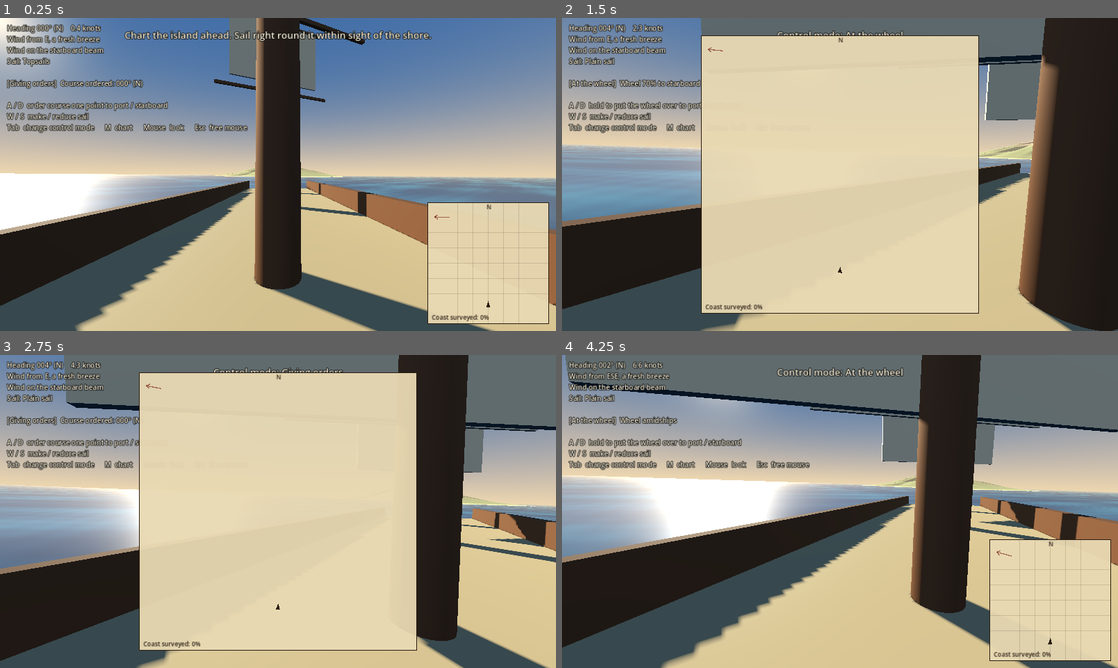
Above: before the commit, frames 1-4 (two rows, left to right).
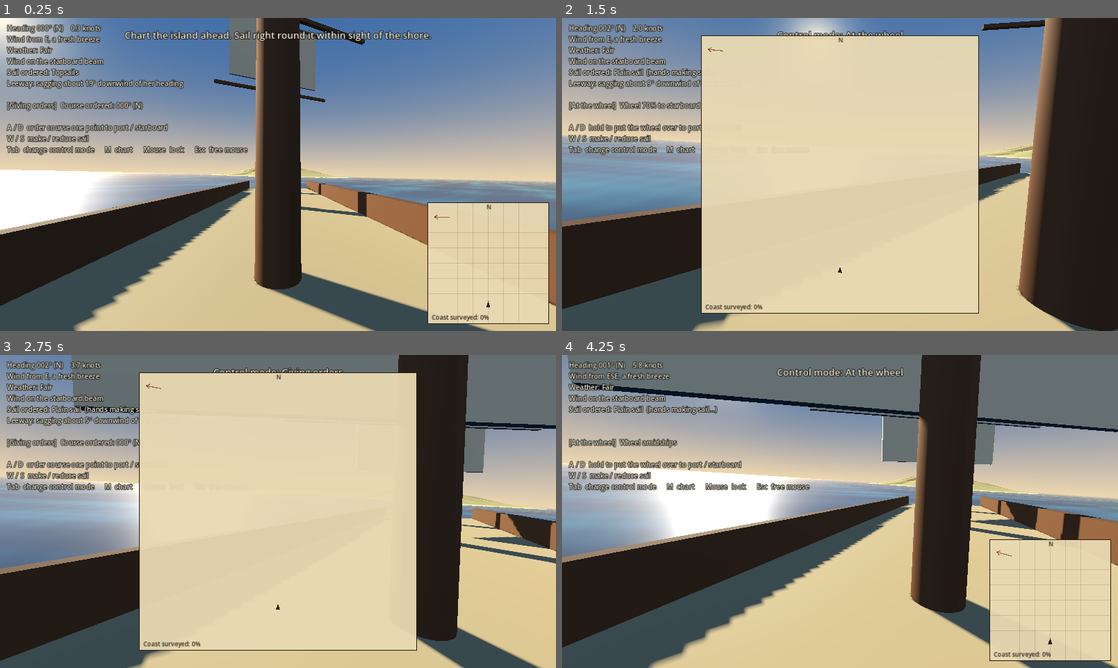
Above: after the commit, the same moments.

Repository: perkinscole/captain_cook
Game: Godot game, scene res://main.tscn
The game is run twice, just before and just after one commit, with the same random seed, the same clock (stepped at 60 frames per second) and the same inputs.
Inputs (mouse positions are in pixels of both pictures, inside the frame that each line leads up to):
- Up to frame 1 (0.25 s): no input
- Up to frame 2 (1.5 s): tap Enter at 0.5 s; move the mouse to (962, 158) at 0.52 s; hold D 0.53-1.28 s; tap Tab at 0.6 s; click (962, 158) at 0.67 s; move the mouse to (812, 174) at 1.27 s; hold W from 1.28 s (still down); tap M at 1.35 s
- Up to frame 3 (2.75 s): keep holding W; move the mouse to (289, 505) at 2.02 s; tap Tab at 2.1 s
- Up to frame 4 (4.25 s): keep holding W; move the mouse to (834, 517) at 2.77 s; tap M at 2.85 s; move the mouse to (878, 514) at 3.52 s; tap Tab at 3.6 s

The runs differ from the first frame. In frame 1, 5.5% of the frame differs, in the area x 0-100%, y 2-100%; in frame 2, 11%, in the area x 0-93%, y 0-100%; in frame 3, 6.3%; in frame 4, 7.9%.

Commit message:
Add sailing feel: sail states, tacking, leeway and basic weather
Five sail orders that take time to set, sails that shiver or are taken
aback near the wind, sternway, leeway, squalls and mist that drive the
wind and visibility, and blown-out sails when over-pressed.

Co-Authored-By: Claude Fable 5.2 <noreply@anthropic.com>
Claude-Session: https://claude.ai/code/session_01G38nkShD9pJZjTbbVyrU2i

Diff:
--- a/scripts/charting.gd
+++ b/scripts/charting.gd
@@ -5,7 +5,7 @@
 
 signal completed
 
-const SIGHT_RANGE := 450.0     ## metres at which a coast can be fixed
+const CLEAR_SIGHT_RANGE := 450.0  ## metres at which a coast can be fixed on a clear day
 const DONE_FRACTION := 0.98
 const CHECK_INTERVAL := 0.25
 
@@ -16,6 +16,7 @@
 var seen_count: int = 0
 var track := PackedVector2Array()    ## ship's path as world (x, z)
 var complete: bool = false
+var sight_range: float = CLEAR_SIGHT_RANGE  ## shorter in thick weather
 
 var _timer: float = 0.0
 
@@ -53,7 +54,7 @@
 		var p := island.coast[i]
 		var to_ship := here - p
 		# In range, and on the side of the island that faces the ship.
-		if to_ship.length() <= SIGHT_RANGE and to_ship.dot(p - centre) > 0.0:
+		if to_ship.length() <= sight_range and to_ship.dot(p - centre) > 0.0:
 			seen[i] = 1
 			seen_count += 1
 
--- a/scripts/helm_mode.gd
+++ b/scripts/helm_mode.gd
@@ -12,10 +12,13 @@
 
 
 func status(ship: Ship) -> String:
-	if absf(ship.rudder) < 0.05:
-		return "Wheel amidships"
-	var side := "starboard" if ship.rudder > 0.0 else "port"
-	return "Wheel %d%% to %s" % [roundi(absf(ship.rudder) * 100.0), side]
+	var text := "Wheel amidships"
+	if absf(ship.rudder) >= 0.05:
+		var side := "starboard" if ship.rudder > 0.0 else "port"
+		text = "Wheel %d%% to %s" % [roundi(absf(ship.rudder) * 100.0), side]
+	if ship.has_sternway():
+		text += "   (going astern: the wheel works backwards)"
+	return text
 
 
 func steer(ship: Ship, delta: float) -> void:
--- a/scripts/main.gd
+++ b/scripts/main.gd
@@ -1,12 +1,18 @@
 extends Node3D
-## Prototype 1: chart one island.
+## Chart one island, with milestone 1 "sailing feel" on top.
 ## Builds the whole scene in code and wires the separate systems together:
-## Wind -> Ship <- ControlMode, and Ship + Island -> Charting -> ChartView.
+## Weather -> Wind -> Ship <- ControlMode, and Ship + Island -> Charting -> ChartView.
 
 const OCEAN_SHADER := preload("res://shaders/ocean.gdshader")
 const START_POSITION := Vector3(0.0, 0.0, 900.0)
 
+const FAIR_SKY_TOP := Color(0.20, 0.33, 0.52)
+const FAIR_HORIZON := Color(0.85, 0.72, 0.55)
+const FOUL_SKY_TOP := Color(0.10, 0.12, 0.15)
+const FOUL_HORIZON := Color(0.33, 0.35, 0.36)
+
 var wind: Wind
+var weather: Weather
 var ship: Ship
 var island: Island
 var charting: Charting
@@ -20,6 +26,10 @@
 var notice_time: float = 0.0
 
 var _ocean: MeshInstance3D
+var _ocean_mat: ShaderMaterial
+var _sky_mat: ProceduralSkyMaterial
+var _env: Environment
+var _sun: DirectionalLight3D
 var _hud: Label
 var _notice_label: Label
 
@@ -30,6 +40,11 @@
 
 	wind = Wind.new()
 	add_child(wind)
+
+	weather = Weather.new()
+	weather.wind = wind
+	add_child(weather)
+	weather.changed.connect(_on_weather_changed)
 
 	island = Island.new()
 	add_child(island)
@@ -39,6 +54,8 @@
 	ship.wind = wind
 	ship.position = START_POSITION
 	add_child(ship)
+	ship.sail_carried_away.connect(_on_sail_carried_away)
+	ship.sail_repaired.connect(_on_sail_repaired)
 
 	var visual := ShipVisual.new()
 	visual.ship = ship
@@ -70,6 +87,8 @@
 
 func _physics_process(delta: float) -> void:
 	modes[mode_index].steer(ship, delta)
+	ship.sea_state = weather.sea_state
+	charting.sight_range = Charting.CLEAR_SIGHT_RANGE * weather.visibility
 
 	var safe := island.keep_off(ship.position)
 	if not safe.is_equal_approx(ship.position):
@@ -79,14 +98,17 @@
 
 func _process(delta: float) -> void:
 	_ocean.position = Vector3(ship.position.x, 0.0, ship.position.z)
+	_apply_weather_look()
 
 	var mode := modes[mode_index]
 	var lines := PackedStringArray([
 		"Heading %03d° (%s)    %.1f knots" % [
 			roundi(ship.heading_deg) % 360, Compass.point_name(ship.heading_deg), ship.speed * 1.944],
 		"Wind from %s, %s" % [Compass.point_name(wind.from_deg), _wind_word(wind.strength)],
+		"Weather: %s" % weather.state_name(),
 		_point_of_sail(),
-		"Sail: %s" % Ship.SAIL_NAMES[ship.sail],
+		_sail_line(),
+		_warning_line(),
 		"",
 		"[%s]  %s" % [mode.mode_name(), mode.status(ship)],
 		"",
@@ -125,7 +147,8 @@
 			KEY_M:
 				chart_large = not chart_large
 			KEY_W:
-				ship.set_sail(ship.sail + 1)
+				if not ship.set_sail(ship.sail + 1) and ship.sail_limit < Ship.MAX_SAIL:
+					_say("No more sail until the hands have bent a new one.", 4.0)
 			KEY_S:
 				ship.set_sail(ship.sail - 1)
 			_:
@@ -137,6 +160,59 @@
 	_say("The survey is complete. A fair chart of the island, sir.  (M to put it away)", 20.0)
 
 
+func _on_weather_changed(state: Weather.State) -> void:
+	match state:
+		Weather.State.BUILDING:
+			_say("A squall is making up to windward. Shorten sail while you can.", 8.0)
+		Weather.State.SQUALL:
+			_say("The squall is on us! Mind the wind shift.", 6.0)
+		Weather.State.CLEARING:
+			_say("It is blowing over.", 5.0)
+		Weather.State.MIST:
+			_say("Mist is closing in. You must stand closer in to fix the coast.", 8.0)
+		Weather.State.FAIR:
+			_say("Fair weather again.", 5.0)
+
+
+func _on_sail_carried_away() -> void:
+	_say("A sail has blown out of its bolt-ropes! She is down to topsails.", 8.0)
+
+
+func _on_sail_repaired() -> void:
+	_say("New canvas is bent on. You may make sail again.", 5.0)
+
+
+func _sail_line() -> String:
+	var text := "Sail ordered: %s" % Ship.SAIL_NAMES[ship.sail]
+	var wanted := Ship.SAIL_AREA[ship.sail]
+	if ship.canvas < wanted - 0.01:
+		text += "  (hands making sail...)"
+	elif ship.canvas > wanted + 0.01:
+		text += "  (hands shortening sail...)"
+	return text
+
+
+func _warning_line() -> String:
+	if ship.is_over_pressed():
+		return "!! She is over-pressed. Reduce sail before something carries away."
+	if ship.trim() == Ship.Trim.ABACK:
+		return "!! Sails aback. She is making sternway."
+	if ship.leeway_deg >= 3.0:
+		return "Leeway: sagging about %d° downwind of her heading" % roundi(ship.leeway_deg)
+	return ""
+
+
+func _apply_weather_look() -> void:
+	var g := weather.gloom
+	_sky_mat.sky_top_color = FAIR_SKY_TOP.lerp(FOUL_SKY_TOP, g)
+	_sky_mat.sky_horizon_color = FAIR_HORIZON.lerp(FOUL_HORIZON, g)
+	_sky_mat.ground_horizon_color = _sky_mat.sky_horizon_color
+	_sun.light_energy = lerpf(1.3, 0.3, g)
+	_env.fog_light_color = _sky_mat.sky_horizon_color
+	_env.fog_density = lerpf(0.0004, 0.006, clampf(1.0 - weather.visibility, 0.0, 1.0))
+	_ocean_mat.set_shader_parameter("storm", g)
+
+
 func _say(text: String, seconds: float) -> void:
 	notice = text
 	notice_time = seconds
@@ -145,8 +221,10 @@
 func _point_of_sail() -> String:
 	var a := ship.angle_off_wind()
 	var tack := "starboard" if ship.relative_wind_deg() > 0.0 else "port"
-	if a < 50.0:
-		return "In irons: too close to the wind. Bear away."
+	if ship.trim() == Ship.Trim.FURLED:
+		return "Under bare poles"
+	if a < Ship.NO_GO_DEG:
+		return "Head to wind: sails shivering. Bear away, or carry her through the tack."
 	if a < 80.0:
 		return "Close-hauled on the %s tack" % tack
 	if a < 110.0:
@@ -163,46 +241,48 @@
 		return "a gentle breeze"
 	if strength < 10.0:
 		return "a fresh breeze"
-	return "a strong breeze"
+	if strength < 13.0:
+		return "a strong breeze"
+	return "blowing hard"
 
 
 func _build_sky_and_sun() -> void:
-	var sky_mat := ProceduralSkyMaterial.new()
-	sky_mat.sky_top_color = Color(0.20, 0.33, 0.52)
-	sky_mat.sky_horizon_color = Color(0.85, 0.72, 0.55)
-	sky_mat.ground_bottom_color = Color(0.02, 0.08, 0.14)
-	sky_mat.ground_horizon_color = Color(0.85, 0.72, 0.55)
+	_sky_mat = ProceduralSkyMaterial.new()
+	_sky_mat.sky_top_color = FAIR_SKY_TOP
+	_sky_mat.sky_horizon_color = FAIR_HORIZON
+	_sky_mat.ground_bottom_color = Color(0.02, 0.08, 0.14)
+	_sky_mat.ground_horizon_color = FAIR_HORIZON
 	var sky := Sky.new()
-	sky.sky_material = sky_mat
-
-	var env := Environment.new()
-	env.background_mode = Environment.BG_SKY
-	env.sky = sky
-	env.tonemap_mode = Environment.TONE_MAPPER_FILMIC
-	env.fog_enabled = true
-	env.fog_density = 0.0004
-	env.fog_light_color = Color(0.80, 0.72, 0.60)
+	sky.sky_material = _sky_mat
+
+	_env = Environment.new()
+	_env.background_mode = Environment.BG_SKY
+	_env.sky = sky
+	_env.tonemap_mode = Environment.TONE_MAPPER_FILMIC
+	_env.fog_enabled = true
+	_env.fog_density = 0.0004
+	_env.fog_light_color = FAIR_HORIZON
 
 	var world_env := WorldEnvironment.new()
-	world_env.environment = env
+	world_env.environment = _env
 	add_child(world_env)
 
-	var sun := DirectionalLight3D.new()
-	sun.rotation_degrees = Vector3(-24.0, -125.0, 0.0)
-	sun.light_color = Color(1.0, 0.90, 0.74)
-	sun.light_energy = 1.3
-	sun.shadow_enabled = true
-	add_child(sun)
+	_sun = DirectionalLight3D.new()
+	_sun.rotation_degrees = Vector3(-24.0, -125.0, 0.0)
+	_sun.light_color = Color(1.0, 0.90, 0.74)
+	_sun.light_energy = 1.3
+	_sun.shadow_enabled = true
+	add_child(_sun)
 
 
 func _build_ocean() -> void:
 	var plane := PlaneMesh.new()
 	plane.size = Vector2(12000.0, 12000.0)
-	var mat := ShaderMaterial.new()
-	mat.shader = OCEAN_SHADER
+	_ocean_mat = ShaderMaterial.new()
+	_ocean_mat.shader = OCEAN_SHADER
 	_ocean = MeshInstance3D.new()
 	_ocean.mesh = plane
-	_ocean.material_override = mat
+	_ocean.material_override = _ocean_mat
 	add_child(_ocean)
 
 
--- a/scripts/orders_mode.gd
+++ b/scripts/orders_mode.gd
@@ -36,4 +36,6 @@
 func steer(ship: Ship, delta: float) -> void:
 	var error := wrapf(ordered_deg - ship.heading_deg, -180.0, 180.0)
 	var wanted := clampf(error / 12.0, -1.0, 1.0)
+	if ship.has_sternway():
+		wanted = -wanted  # the helmsman knows to reverse the wheel going astern
 	ship.rudder = move_toward(ship.rudder, wanted, 2.0 * delta)
--- a/scripts/ship.gd
+++ b/scripts/ship.gd
@@ -1,30 +1,53 @@
 class_name Ship
 extends Node3D
 ## Ship movement only. It knows the wind and is told a rudder angle and a
-## sail setting; it does not know who is steering (see ControlMode).
+## sail order; it does not know who is steering (see ControlMode).
 ##
 ## Compass convention used everywhere: 0 = north = -Z, 90 = east = +X.
 
-const MAX_SAIL := 3
-const SAIL_NAMES: Array[String] = ["Bare poles", "Topsails", "Plain sail", "All sail"]
+signal sail_carried_away
+signal sail_repaired
+
+## How the sails are behaving right now.
+enum Trim { FURLED, DRAWING, SHIVERING, ABACK }
+
+const MAX_SAIL := 4
+const SAIL_NAMES: Array[String] = [
+	"Bare poles", "Reefed topsails", "Topsails", "Plain sail", "All sail",
+]
+## Share of the full sail area each order spreads.
+const SAIL_AREA: Array[float] = [0.0, 0.3, 0.5, 0.78, 1.0]
+
+const HULL_SPEED := 10.0        ## m/s she approaches but never reaches
+const NO_GO_DEG := 50.0         ## closer to the wind than this, sails only shiver
+const ABACK_DEG := 35.0         ## closer than this, the wind is on the wrong side of them
+const SAFE_LOAD := 12.5         ## wind strength x canvas she can carry safely
+const STRAIN_SECONDS := 8.0     ## how long she can be over-pressed before something goes
+const REPAIR_SECONDS := 60.0
 
 var wind: Wind
 var heading_deg: float = 0.0
-var speed: float = 0.0      ## metres per second through the water
-var sail: int = 1           ## 0..MAX_SAIL
-var rudder: float = 0.0     ## -1 (hard a-port) .. +1 (hard a-starboard)
+var speed: float = 0.0        ## m/s through the water; negative = sternway
+var sail: int = 2             ## the sail ORDERED, 0..MAX_SAIL
+var canvas: float = 0.5       ## sail area actually set, 0..1. Follows the order.
+var sail_limit: int = MAX_SAIL  ## lowered while a blown-out sail is replaced
+var rudder: float = 0.0       ## -1 (hard a-port) .. +1 (hard a-starboard)
+var sea_state: float = 0.0    ## 0 = easy swell, 1 = steep sea. Motion only.
+var leeway_deg: float = 0.0   ## how far her real track sags downwind of her heading
+var strain: float = 0.0       ## seconds spent over-pressed
 
 var _time: float = 0.0
 var _roll: float = 0.0
+var _repair_left: float = 0.0
 
 
 ## How much of the wind a square-rigger can use at a given angle off the wind
 ## (0 = bow pointing straight into it, 180 = wind dead astern).
 static func polar(angle_off_wind: float) -> float:
-	if angle_off_wind < 50.0:
-		return 0.0  # in irons: she will not sail this close
+	if angle_off_wind < NO_GO_DEG:
+		return 0.0
 	if angle_off_wind < 70.0:
-		return remap(angle_off_wind, 50.0, 70.0, 0.0, 0.6)
+		return remap(angle_off_wind, NO_GO_DEG, 70.0, 0.0, 0.6)
 	if angle_off_wind < 120.0:
 		return remap(angle_off_wind, 70.0, 120.0, 0.6, 1.0)
 	if angle_off_wind <= 150.0:
@@ -46,33 +69,104 @@
 	return Vector3(sin(h), 0.0, -cos(h))
 
 
-func set_sail(level: int) -> void:
-	sail = clampi(level, 0, MAX_SAIL)
+func trim() -> Trim:
+	if canvas < 0.02:
+		return Trim.FURLED
+	var a := angle_off_wind()
+	if a < ABACK_DEG:
+		return Trim.ABACK
+	if a < NO_GO_DEG:
+		return Trim.SHIVERING
+	return Trim.DRAWING
+
+
+func has_sternway() -> bool:
+	return speed < -0.2
+
+
+func is_over_pressed() -> bool:
+	return wind.strength * canvas > SAFE_LOAD
+
+
+## Orders a sail setting. Returns false if she cannot carry it just now.
+func set_sail(level: int) -> bool:
+	var wanted := clampi(level, 0, MAX_SAIL)
+	sail = mini(wanted, sail_limit)
+	return sail == wanted
 
 
 func _physics_process(delta: float) -> void:
 	_time += delta
+	var a := angle_off_wind()
+	var rel := relative_wind_deg()
 
-	var target := wind.strength * polar(angle_off_wind()) * (float(sail) / MAX_SAIL) * 1.3
-	var accel := 0.8 if target > speed else 1.2
+	# The hands take time to make or shorten sail. Taking it in is quicker.
+	var wanted_canvas := SAIL_AREA[sail]
+	var rate := 0.07 if wanted_canvas > canvas else 0.12
+	canvas = move_toward(canvas, wanted_canvas, rate * delta)
+
+	# Drive from the sails. Aback, the wind pushes her slowly astern.
+	var push := HULL_SPEED * (1.0 - exp(-wind.strength * canvas * 1.3 / 8.0))
+	var target := push * polar(a)
+	if trim() == Trim.ABACK:
+		target = -0.18 * push
+	var accel := 0.7
+	if target < speed:
+		# She carries her way through the wind's eye, which is what makes
+		# tacking possible. Otherwise she slows fairly quickly.
+		accel = 0.45 if a < NO_GO_DEG and speed > 0.0 else 1.0
 	speed = move_toward(speed, target, accel * delta)
 
-	# The rudder needs water moving past it, but keep a little turn at rest so
-	# the player can always get out of irons.
-	var turn_rate := rudder * (5.0 + 2.0 * speed)  # degrees per second
+	# The rudder needs water moving past it, and works backwards with sternway.
+	var steer_sign := -1.0 if has_sternway() else 1.0
+	var turn_rate := rudder * steer_sign * minf(1.0 + 2.2 * absf(speed), 12.0)
+	# Head to wind with sail set, her bow is pushed off the wind.
+	if a < NO_GO_DEG and canvas > 0.02:
+		turn_rate -= signf(rel) * 1.5 * canvas
 	heading_deg = wrapf(heading_deg + turn_rate * delta, 0.0, 360.0)
 
-	var pos := position + forward() * speed * delta
-	pos.y = 0.25 * sin(_time * 0.9)
+	# Leeway: the wind shoves her sideways, most when close-hauled.
+	var fwd2 := Compass.to_vector(heading_deg)
+	var wind_to := -Compass.to_vector(wind.from_deg)
+	var sideways := wind_to - fwd2 * wind_to.dot(fwd2)  # length = sin(a)
+	var closeness := clampf((130.0 - a) / 80.0, 0.0, 1.0)
+	var drift := sideways * 0.05 * wind.strength * (0.3 + canvas) * closeness
+	leeway_deg = rad_to_deg(atan2(drift.length(), maxf(absf(speed), 0.5)))
 
-	var heel := 0.0
-	if sail > 0:
-		heel = signf(relative_wind_deg()) * sin(deg_to_rad(angle_off_wind())) \
-				* wind.strength * 0.006 * (float(sail) / MAX_SAIL)
-	_roll = lerpf(_roll, heel + 0.012 * sin(_time * 0.7), 1.0 - exp(-2.0 * delta))
+	var pos := position
+	pos.x += (fwd2.x * speed + drift.x) * delta
+	pos.z += (fwd2.y * speed + drift.y) * delta
+	pos.y = (0.25 + 0.6 * sea_state) * sin(_time * 0.9)
+
+	_update_strain(delta)
+
+	var heel := signf(rel) * sin(deg_to_rad(a)) * wind.strength * canvas * 0.012
+	var wallow := (0.012 + 0.03 * sea_state) * sin(_time * 0.7)
+	_roll = lerpf(_roll, heel + wallow, 1.0 - exp(-2.0 * delta))
+	var pitch := (0.012 + 0.035 * sea_state) * sin(_time * 1.1)
 
 	position = pos
-	rotation = Vector3(0.012 * sin(_time * 1.1), -deg_to_rad(heading_deg), _roll)
+	rotation = Vector3(pitch, -deg_to_rad(heading_deg), _roll)
+
+
+func _update_strain(delta: float) -> void:
+	if is_over_pressed():
+		strain += delta
+		if strain >= STRAIN_SECONDS:
+			strain = 0.0
+			sail_limit = 2
+			sail = mini(sail, sail_limit)
+			canvas = minf(canvas, SAIL_AREA[sail_limit])
+			_repair_left = REPAIR_SECONDS
+			sail_carried_away.emit()
+	else:
+		strain = maxf(0.0, strain - 2.0 * delta)
+
+	if _repair_left > 0.0:
+		_repair_left -= delta
+		if _repair_left <= 0.0:
+			sail_limit = MAX_SAIL
+			sail_repaired.emit()
 
 
 ## Called when the keel touches. Stops her dead and puts her back in safe water.
--- a/scripts/ship_visual.gd
+++ b/scripts/ship_visual.gd
@@ -1,7 +1,8 @@
 class_name ShipVisual
 extends Node3D
 ## Placeholder ship made of boxes and cylinders. Child of a Ship.
-## Shows the sail setting and braces the yards to the wind.
+## Shows how much canvas is set, braces the yards to the wind, and shivers
+## the sails when she is too close to it.
 
 const MAST_Z: Array[float] = [-9.0, 0.0, 8.0]        # fore, main, mizzen
 const MAST_HEIGHT: Array[float] = [26.0, 30.0, 22.0]
@@ -9,9 +10,13 @@
 const TIER_HEIGHT: Array[float] = [0.55, 0.28, 0.80]  # fraction of mast height
 const TIER_WIDTH: Array[float] = [11.0, 13.0, 8.0]
 
+# Canvas (0..1) above which each tier is set. Topsails are reefed below 0.5.
+const TIER_SET_ABOVE: Array[float] = [0.04, 0.6, 0.88]
+
 var ship: Ship
 
 var _yards: Array[Node3D] = []
+var _time: float = 0.0
 var _tiers: Array[Array] = [[], [], []]
 
 
@@ -53,12 +58,19 @@
 			_tiers[t].append(sail_mesh)
 
 
-func _process(_delta: float) -> void:
+func _process(delta: float) -> void:
 	if ship == null:
 		return
+	_time += delta
+	var shiver := 0.0
+	if ship.trim() == Ship.Trim.SHIVERING or ship.trim() == Ship.Trim.ABACK:
+		shiver = 0.07
 	for t in _tiers.size():
 		for sail_mesh: MeshInstance3D in _tiers[t]:
-			sail_mesh.visible = ship.sail > t
+			sail_mesh.visible = ship.canvas > TIER_SET_ABOVE[t]
+			sail_mesh.rotation.y = shiver * sin(_time * 17.0 + sail_mesh.position.y)
+			if t == 0:
+				sail_mesh.scale.y = clampf(ship.canvas / 0.5, 0.2, 1.0)
 
 	# Square before the wind, braced up sharp when close-hauled.
 	var rel := ship.relative_wind_deg()
--- /dev/null
+++ b/scripts/weather.gd
@@ -0,0 +1,82 @@
+class_name Weather
+extends Node
+## Basic weather: fair spells broken by squalls and the odd bank of mist.
+## It drives the Wind and publishes a few plain numbers (visibility, gloom,
+## sea_state) that other systems read. It does not touch the ship directly.
+
+signal changed(state: State)
+
+enum State { FAIR, BUILDING, SQUALL, CLEARING, MIST }
+
+const STATE_NAMES: Array[String] = [
+	"Fair", "Squall making up to windward", "Squall", "Clearing", "Mist",
+]
+
+# What each state does: [wind scale, gustiness, visibility, gloom, sea state]
+const EFFECTS: Array[Array] = [
+	[1.0, 0.08, 1.0, 0.0, 0.0],    # FAIR
+	[1.15, 0.15, 0.9, 0.45, 0.25], # BUILDING
+	[1.7, 0.30, 0.45, 0.85, 1.0],  # SQUALL
+	[1.2, 0.15, 0.8, 0.35, 0.6],   # CLEARING
+	[0.6, 0.03, 0.4, 0.30, 0.0],   # MIST
+]
+const SETTLE_SECONDS := 6.0  ## how quickly conditions ease into a new state
+
+var wind: Wind
+
+var state: State = State.FAIR
+var visibility: float = 1.0  ## 1 = clear, lower = you see less far
+var gloom: float = 0.0       ## 0 = bright day, 1 = dark squall sky
+var sea_state: float = 0.0   ## 0 = easy swell, 1 = steep sea
+
+var _time_left: float = 75.0  # the first fair spell, long enough to get going
+var _shift_target: float = 0.0
+var _rng := RandomNumberGenerator.new()
+
+
+func _ready() -> void:
+	_rng.randomize()
+
+
+func state_name() -> String:
+	return STATE_NAMES[state]
+
+
+func _process(delta: float) -> void:
+	_time_left -= delta
+	if _time_left <= 0.0:
+		_advance()
+
+	var e: Array = EFFECTS[state]
+	var k := 1.0 - exp(-delta / SETTLE_SECONDS)
+	visibility = lerpf(visibility, e[2], k)
+	gloom = lerpf(gloom, e[3], k)
+	sea_state = lerpf(sea_state, e[4], k)
+	if wind != null:
+		wind.strength_scale = lerpf(wind.strength_scale, e[0], k)
+		wind.gustiness = lerpf(wind.gustiness, e[1], k)
+		wind.shift_deg = lerpf(wind.shift_deg, _shift_target, k)
+
+
+func _advance() -> void:
+	match state:
+		State.FAIR:
+			if _rng.randf() < 0.3:
+				_enter(State.MIST, _rng.randf_range(45.0, 70.0))
+			else:
+				_enter(State.BUILDING, 25.0)
+		State.BUILDING:
+			# A squall often brings a sharp change in the wind's direction.
+			_shift_target = _rng.randf_range(25.0, 45.0) * (1.0 if _rng.randf() < 0.5 else -1.0)
+			_enter(State.SQUALL, _rng.randf_range(40.0, 60.0))
+		State.SQUALL:
+			_enter(State.CLEARING, 25.0)
+		_:
+			_shift_target = 0.0
+			_enter(State.FAIR, _rng.randf_range(80.0, 140.0))
+
+
+func _enter(next: State, seconds: float) -> void:
+	state = next
+	_time_left = seconds
+	changed.emit(state)
--- a/scripts/wind.gd
+++ b/scripts/wind.gd
@@ -2,12 +2,17 @@
 extends Node
 ## The wind over the whole patch of ocean. It has a direction it blows FROM
 ## (compass degrees, 0 = north, 90 = east) and a strength in metres per second.
-## Both wander slowly over time.
+## Both wander slowly over time. Weather can scale it, shift it and add gusts.
 
 @export var base_from_deg: float = 90.0
 @export var swing_deg: float = 70.0
 @export var base_strength: float = 8.0
 @export var strength_swing: float = 3.0
+
+## Set by Weather. Left alone, the wind is a steady fair-weather breeze.
+var strength_scale: float = 1.0
+var gustiness: float = 0.0   ## 0 = steady, 0.3 = hard gusts
+var shift_deg: float = 0.0   ## extra change of direction, e.g. in a squall
 
 var from_deg: float = 90.0
 var strength: float = 8.0
@@ -28,5 +33,9 @@
 
 
 func _update() -> void:
-	from_deg = wrapf(base_from_deg + swing_deg * _noise.get_noise_1d(_time), 0.0, 360.0)
-	strength = maxf(2.0, base_strength + strength_swing * _noise.get_noise_1d(_time + 5000.0))
+	var swing := swing_deg * _noise.get_noise_1d(_time)
+	from_deg = wrapf(base_from_deg + swing + shift_deg, 0.0, 360.0)
+
+	var steady := (base_strength + strength_swing * _noise.get_noise_1d(_time + 5000.0))
+	var gust := 1.0 + gustiness * _noise.get_noise_1d(_time * 15.0 + 9000.0)
+	strength = maxf(1.5, steady * strength_scale * gust)
--- a/shaders/ocean.gdshader
+++ b/shaders/ocean.gdshader
@@ -2,6 +2,8 @@
 
 // Placeholder sea: a flat plane with a moving colour pattern in world space,
 // so the water reads as passing under the ship.
+
+uniform float storm : hint_range(0.0, 1.0) = 0.0;  // 0 = fair, 1 = squall
 
 varying vec3 world_pos;
 
@@ -15,7 +17,8 @@
 	float fine = 0.25 * sin(world_pos.x * 0.9 - TIME * 2.0) * sin(world_pos.z * 1.1 + TIME * 1.7);
 	vec3 deep = vec3(0.02, 0.10, 0.18);
 	vec3 crest = vec3(0.07, 0.26, 0.33);
-	ALBEDO = mix(deep, crest, smoothstep(-1.0, 1.6, swell + chop + fine));
+	vec3 sea = mix(deep, crest, smoothstep(-1.0, 1.6, swell + chop + fine * (1.0 + 2.0 * storm)));
+	ALBEDO = mix(sea, sea * 0.45 + vec3(0.03, 0.04, 0.045), storm);
 	ROUGHNESS = 0.3;
 	METALLIC = 0.0;
 }
